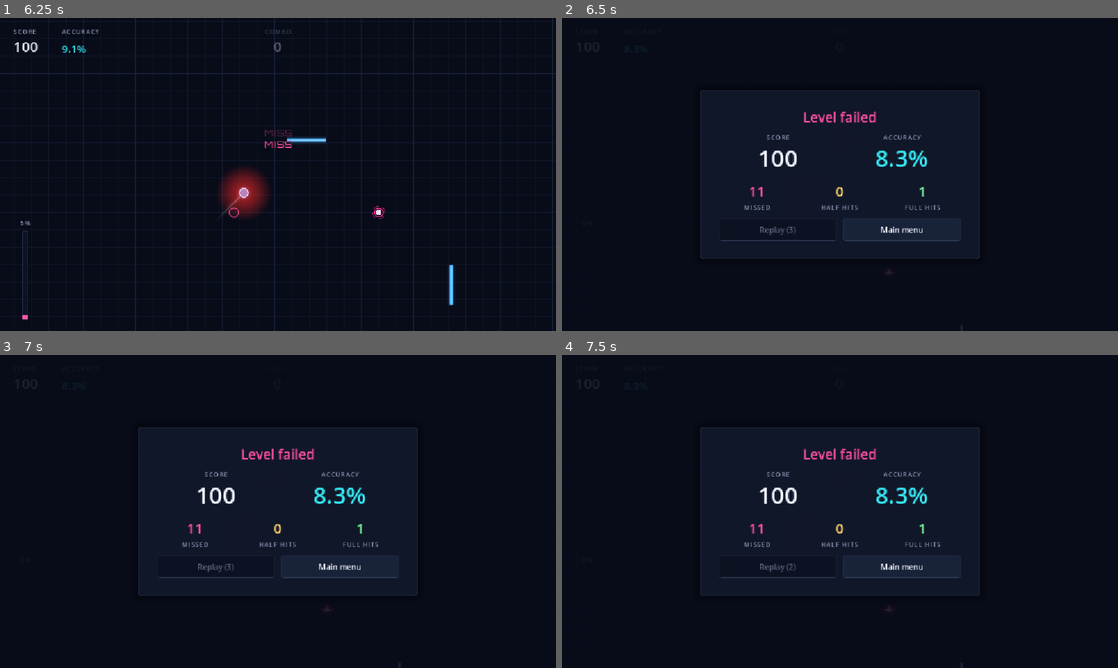
Above: before the commit, frames 1-4 (two rows, left to right).
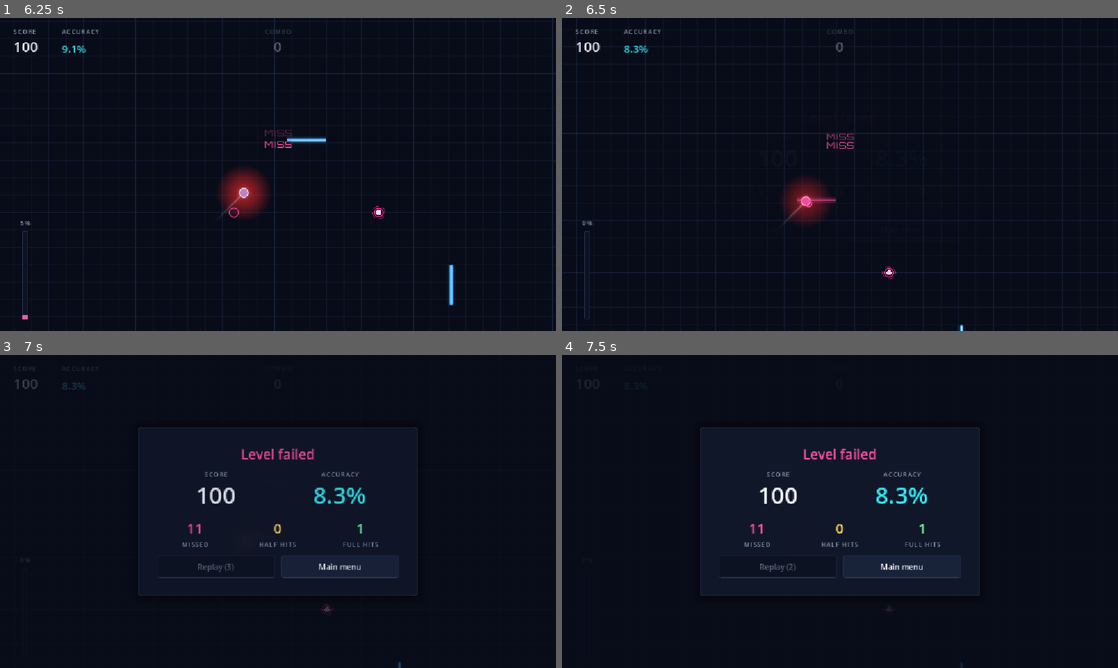
Above: after the commit, the same moments.

Repository: ftambler/godot-rythm-game
Game: Godot game, scene res://scenes/game/Game.tscn
Two runs of this game, one before a commit and one after it. Both use one fixed random seed, a clock stepped at 60 frames per second and the inputs below. This scene is started directly instead of the project's main scene.
Inputs (mouse positions are in pixels of both pictures, inside the frame that each line leads up to):
- Up to frame 1 (6.25 s): tap Enter (ui_accept) at 0.5, 0.77, 1.25, 2, 3.77 s; move the mouse to (250, 237) at 0.52 s; hold Up (shield_up) 0.53-1.25 s; hold Space (hit_orb) 0.53-1.25 s; click (250, 237) at 0.67 s; drag from (444, 221) to (244, 140) at 1.27 s; move the mouse to (111, 127) at 2.02 s; hold Left (shield_left) 2.03-2.75 s; hold Space (hit_orb) 2.03-2.75 s; drag from (305, 174) to (372, 124) at 2.77 s; move the mouse to (194, 96) at 3.52 s; hold Down (shield_down) 3.53-4.25 s; hold Space (hit_orb) 3.53-4.25 s; drag from (400, 158) to (250, 158) at 4.27 s; move the mouse to (166, 190) at 5.02 s; hold Up (shield_up) 5.03-5.75 s; hold Space (hit_orb) 5.03-5.75 s; click (166, 190) at 5.17 s; drag from (333, 105) to (166, 190) at 5.77 s
- Up to frame 2 (6.5 s): no input
- Up to frame 3 (7 s): move the mouse to (250, 574) at 6.52 s; hold Right (shield_right) from 6.53 s (still down); hold Space (hit_orb) from 6.53 s (still down); tap Enter (ui_accept) at 6.77 s
- Up to frame 4 (7.5 s): release Right (shield_right) at 7.25 s; release Space (hit_orb) at 7.25 s; drag from (1006, 558) to (806, 539) at 7.27 s

Frame 1 is identical in both runs. In frame 2, 4.5% of the frame differs, in the area x 2-100%, y 3-100%; in frame 3, 0.5%; in frame 4, nothing differs.

Commit message:
Added fade in effect

Diff:
--- a/scripts/ResultsScreen.gd
+++ b/scripts/ResultsScreen.gd
@@ -6,7 +6,9 @@
 
 # Replay stays disabled (with a countdown) so presses meant for the orbs can't activate it.
 const INPUT_COOLDOWN := 3.0
+const FADE_IN_DURATION := 0.6
 
+@onready var overlay: Panel = $Overlay
 @onready var title_label: Label = $Overlay/Panel/Margin/Content/Title
 @onready var score_label: Label = $Overlay/Panel/Margin/Content/Summary/Score/Value
 @onready var accuracy_label: Label = $Overlay/Panel/Margin/Content/Summary/Accuracy/Value
@@ -37,6 +39,8 @@
 	half_label.text = str(score_handler.half_hits)
 	full_label.text = str(score_handler.full_hits)
 	visible = true
+	overlay.modulate.a = 0.0
+	create_tween().tween_property(overlay, "modulate:a", 1.0, FADE_IN_DURATION)
 	_cooldown_left = INPUT_COOLDOWN
 	_update_cooldown_buttons()
 	set_process(true)
